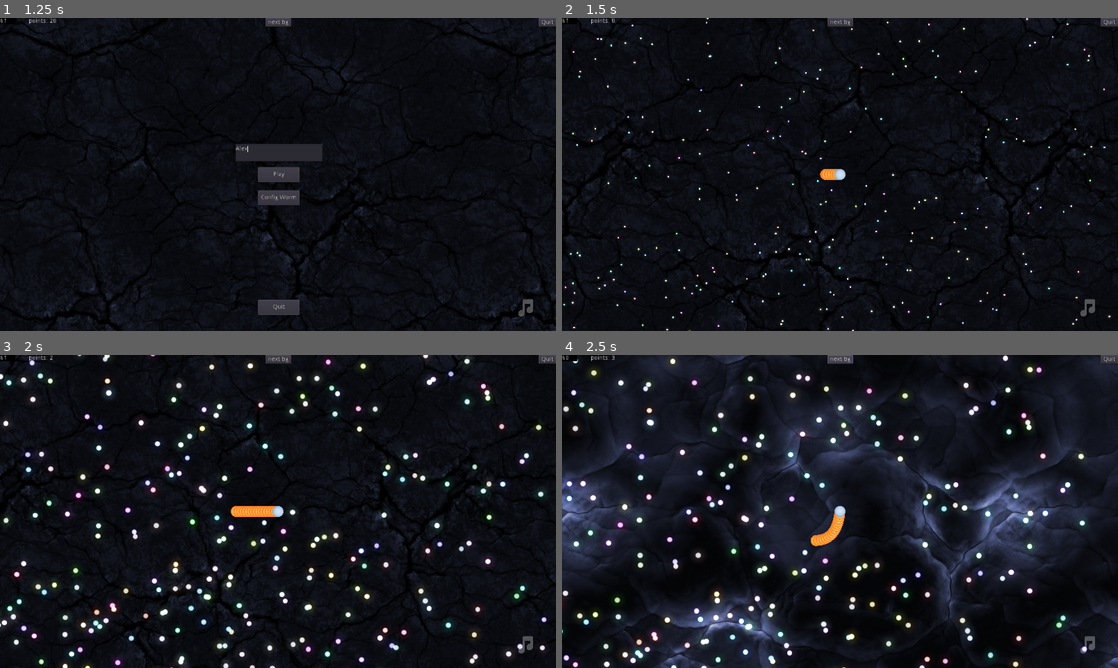
Above: before the commit, frames 1-4 (two rows, left to right).
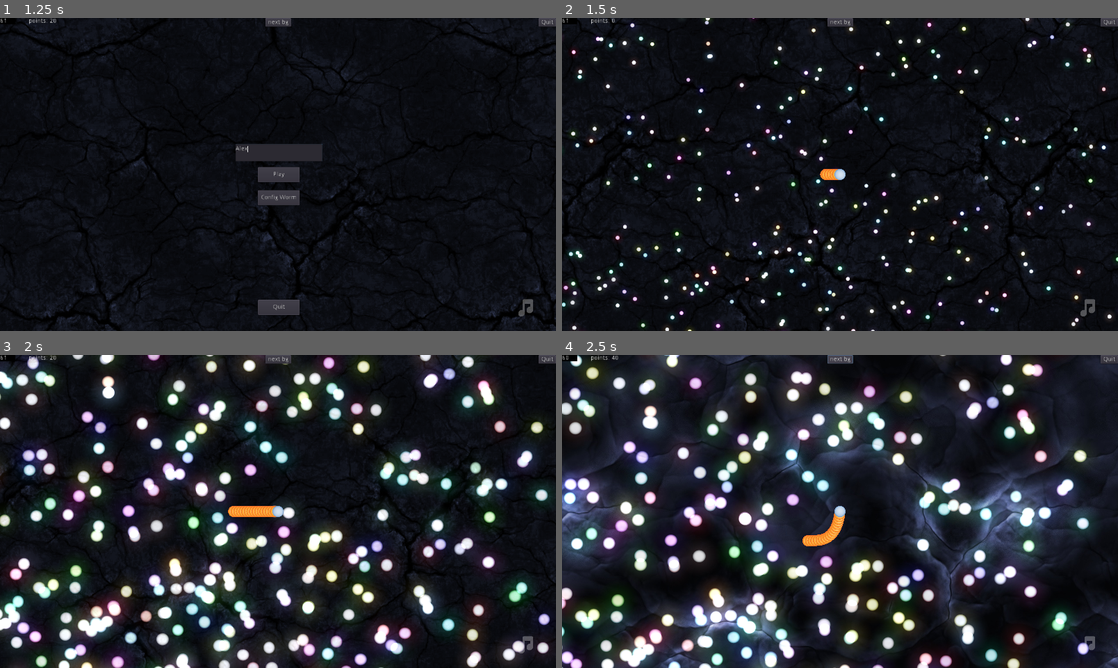
Above: after the commit, the same moments.

Repository: PostPollux/wriggly-worms
Game: Godot game, scene res://game.tscn
The game is run twice, just before and just after one commit, with the same random seed, the same clock (stepped at 60 frames per second) and the same inputs. The engine's default icon, where the game draws it, is replaced by a stand-in: a white triangle on a blue panel in a dark square. Sound files missing from this copy of the repository are replaced by a short silence.
Inputs (mouse positions are in pixels of both pictures, inside the frame that each line leads up to):
- Up to frame 1 (1.25 s): click (278, 152) at 0.52 s; type "Alex" at 0.6 s
- Up to frame 2 (1.5 s): click "Play" at 1.25 s
- Up to frame 3 (2 s): no input
- Up to frame 4 (2.5 s): click "next bg" at 2 s

Frame 1 is identical in both runs. In frame 2, 2.4% of the frame differs, in the area x 0-100%, y 0-100%; in frame 3, 26%, in the area x 0-99%, y 0-100%; in frame 4, 23%.

Commit message:
implement basic fine tuning of segment colors

Diff:
--- a/GameManager.gd
+++ b/GameManager.gd
@@ -8,6 +8,9 @@
 
 var current_points : int = 20
 var game_running : bool = false
+
+var segment_fine_tuning : bool = false
+var current_fine_tuning_segment : int = 0
 
 
 var own_worm : WW_Worm
--- a/Gui/SegmentButton.gd
+++ b/Gui/SegmentButton.gd
@@ -61,9 +61,21 @@
 
 
 func _on_SegmentButton_pressed() -> void:
-	for i in range(0,50):
-		GameManager.Game.visual_worm_config.Segments[i] = TextureBox.texture
 
-	# preview
-	for Segment in GameManager.Game.ConfigWorm.WormToConfig.Segments:
-		Segment.set_segment_texture(TextureBox.texture)
+	if not GameManager.segment_fine_tuning:
+		for i in range(0,49):
+			GameManager.Game.visual_worm_config.Segments[i] = TextureBox.texture
+
+		# preview
+		for Segment in GameManager.Game.ConfigWorm.WormToConfig.Segments:
+			Segment.set_segment_texture(TextureBox.texture)
+
+	else:
+
+		GameManager.Game.visual_worm_config.Segments[GameManager.current_fine_tuning_segment] = TextureBox.texture
+
+		# preview
+		GameManager.Game.ConfigWorm.WormToConfig.Segments[ GameManager.current_fine_tuning_segment ].set_segment_texture(TextureBox.texture)
+
+		if GameManager.current_fine_tuning_segment < GameManager.Game.ConfigWorm.WormToConfig.worm_start_segments - 1:
+			GameManager.current_fine_tuning_segment += 1
--- a/Gui/WormConfigMenu.gd
+++ b/Gui/WormConfigMenu.gd
@@ -14,6 +14,7 @@
 
 var ActiveColorizationButton : Button
 
+var SegmentPlaceholder : Texture = preload("res://Worms/SegmentTextures/segment_placeholder.png")
 
 # Called when the node enters the scene tree for the first time.
 func _ready() -> void:
@@ -138,3 +139,32 @@
 			for Segment in GameManager.Game.ConfigWorm.WormToConfig.Segments:
 				Segment.tint_decoration(color)
 			GameManager.Game.visual_worm_config.colors["SegmentDecoColor"] = color
+
+
+
+
+
+
+
+
+
+
+
+
+
+func _on_SegmentFineTuningButton_toggled(button_pressed: bool) -> void:
+	GameManager.segment_fine_tuning = button_pressed
+
+
+func _on_ResetLastButton_pressed() -> void:
+	if GameManager.current_fine_tuning_segment > 0:
+
+		GameManager.Game.ConfigWorm.WormToConfig.Segments[ GameManager.current_fine_tuning_segment].set_segment_texture(SegmentPlaceholder)
+		GameManager.current_fine_tuning_segment -= 1
+
+
+func _on_ResetAllButton_pressed() -> void:
+
+	for Segment in GameManager.Game.ConfigWorm.WormToConfig.Segments:
+		Segment.set_segment_texture(SegmentPlaceholder)
+	GameManager.current_fine_tuning_segment = 0
--- a/Gui/WormConfigMenu.tscn
+++ b/Gui/WormConfigMenu.tscn
@@ -58,7 +58,6 @@
 margin_right = -16.6102
 margin_bottom = 166.65
 __meta__ = {
-"_edit_group_": true,
 "_edit_use_anchors_": false
 }
 
@@ -151,6 +150,39 @@
 margin_bottom = 85.0
 texture_normal = ExtResource( 23 )
 SegmentTexture = ExtResource( 25 )
+
+[node name="SegmentFineTuningButton" type="CheckButton" parent="Control"]
+margin_left = -186.099
+margin_top = -59.4482
+margin_right = -110.099
+margin_bottom = -19.4482
+__meta__ = {
+"_edit_use_anchors_": false
+}
+
+[node name="Label" type="Label" parent="Control/SegmentFineTuningButton"]
+margin_left = 80.8346
+margin_top = 12.6016
+margin_right = 120.835
+margin_bottom = 26.6016
+text = "Fine Control"
+
+[node name="ResetLastButton" type="Button" parent="Control/SegmentFineTuningButton"]
+margin_left = 174.479
+margin_top = 9.28784
+margin_right = 246.479
+margin_bottom = 29.2878
+text = "reset last"
+__meta__ = {
+"_edit_use_anchors_": false
+}
+
+[node name="ResetAllButton" type="Button" parent="Control/SegmentFineTuningButton"]
+margin_left = 263.377
+margin_top = 10.6147
+margin_right = 335.377
+margin_bottom = 30.6147
+text = "reset all"
 
 [node name="Panel" type="Panel" parent="."]
 anchor_left = 0.5
@@ -307,6 +339,9 @@
 [node name="Deco10" type="Sprite" parent="SegmentDecoSwitcher"]
 texture = ExtResource( 7 )
 [connection signal="pressed" from="BackButton" to="." method="_on_BackButton_pressed"]
+[connection signal="toggled" from="Control/SegmentFineTuningButton" to="." method="_on_SegmentFineTuningButton_toggled"]
+[connection signal="pressed" from="Control/SegmentFineTuningButton/ResetLastButton" to="." method="_on_ResetLastButton_pressed"]
+[connection signal="pressed" from="Control/SegmentFineTuningButton/ResetAllButton" to="." method="_on_ResetAllButton_pressed"]
 [connection signal="pressed" from="Panel/VBoxContainer/HBoxContainer/PrevHeadDecoButton" to="." method="_on_PrevHeadDecoButton_pressed"]
 [connection signal="pressed" from="Panel/VBoxContainer/HBoxContainer/NextHeadDecoButton" to="." method="_on_NextHeadDecoButton_pressed"]
 [connection signal="ColorizationButtonPressed" from="Panel/VBoxContainer/HBoxContainer/HeadDecoColorizationButton" to="." method="_on_HeadDecoColorizationButton_ColorizationButtonPressed"]
--- a/Map/Map.gd
+++ b/Map/Map.gd
@@ -35,9 +35,9 @@
 	for i in range(0, amount):
 
 		if iterator == 0:
-			add_food_at_random_position_radial_simple()
+			add_food_at_random_position_radial_simple(10)
 		else:
-			add_food_at_random_position_square()
+			add_food_at_random_position_square(10)
 
 		iterator = (iterator + 1) % 2
 
@@ -50,9 +50,11 @@
 
 
 # Distribution is not even. There will be more food in the middle then on the periphery
-func add_food_at_random_position_radial_simple():
+func add_food_at_random_position_radial_simple(points : int):
 
 	var Food = GameManager.FoodRes.instance()
+
+	Food.points = points
 
 	var random_direction_vector : Vector2 = Vector2(randf() * 2 - 1, randf() * 2 - 1).normalized()
 
@@ -62,9 +64,11 @@
 
 
 # Even distribution in a square
-func add_food_at_random_position_square():
+func add_food_at_random_position_square(points : int):
 
 	var Food = GameManager.FoodRes.instance()
+
+	Food.points = points
 
 	Food.position = (self.position - Vector2(map_size / 2, map_size / 2)) + Vector2(randi() % map_size, randi() % map_size )
 
Binary file added: Worms/SegmentTextures/segment_placeholder.png
Not shown, added: Worms/SegmentTextures/segment_placeholder.png.import
